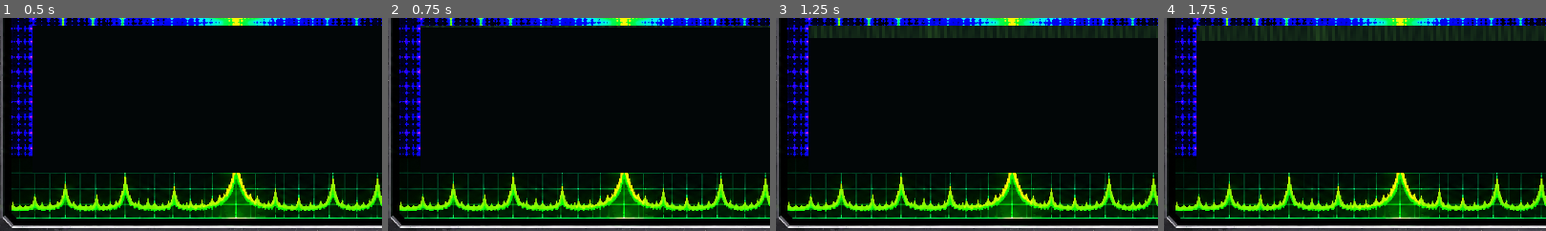
Above: before the commit, frames 1-4 (left to right).
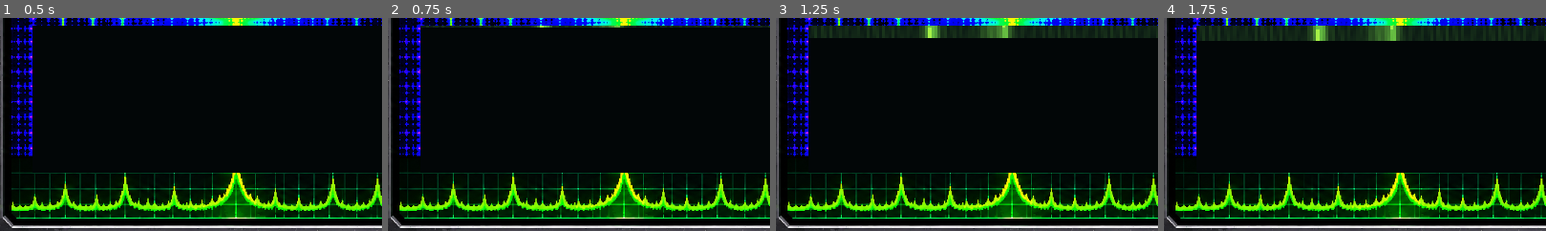
Above: after the commit, the same moments.

Repository: nuentoter/dead-air
Game: Godot game, scene res://scenes/main.tscn
Two runs of this game, one before a commit and one after it. Both use one fixed random seed, a clock stepped at 60 frames per second and the inputs below.
Inputs (mouse positions are % of the whole screen's width and height, from its top left):
- Up to frame 1 (0.5 s): no input
- Up to frame 2 (0.75 s): click (10, 27) at 0.5 s
- Up to frame 3 (1.25 s): no input
- Up to frame 4 (1.75 s): click (79, 28) at 1.25 s
The pictures show only the part of the screen within x 15-65%, y 25-75%; the shares and areas given below are measured in that part.

Frame 1 is identical in both runs. In frame 2, 0.1% of the frame differs, in the area x 38-62%, y 3-5%; in frame 3, 0.8%; in frame 4, 0.9%, in the area x 38-62%, y 3-11%.

Commit message:
Sync waterfall signal highlight with authored receiver event frequency

Diff:
--- a/scripts/illustrated_receiver.gd
+++ b/scripts/illustrated_receiver.gd
@@ -233,6 +233,11 @@
 		waterfall.powered = on
 		waterfall.frozen = hold_display
 		waterfall.frequency_mhz = freq
+		# The authored event is only highlighted when tuned near its actual frequency.
+		var event_frequency := float(event.get("frequency_mhz", -1.0))
+		var proximity := absf(freq - event_frequency)
+		waterfall.signal_strength = clampf(float(event.get("strength", 0.65)), 0.0, 1.0) if on and proximity < 0.015 else 0.0
+		waterfall.signal_offset = clampf((event_frequency - freq) * 8.0, -0.38, 0.38)
 		hold_indicator.color = Color(0.25, 1.0, 0.35) if hold_display else Color(0.03, 0.11, 0.04)
 		record_indicator.color = Color(1.0, 0.16, 0.09) if host.monitor_capture.is_recording() else Color(0.03, 0.11, 0.04)
 	header_label.text = ("RX ON" if on else "RX OFF") + "   SITE 04   " + mode + "   " + _step_name() + " STEP   AGC " + ("ON" if bool(controls.get("agc", true)) else "OFF") + "   NB " + ("ON" if bool(controls.get("nb", true)) else "OFF")
